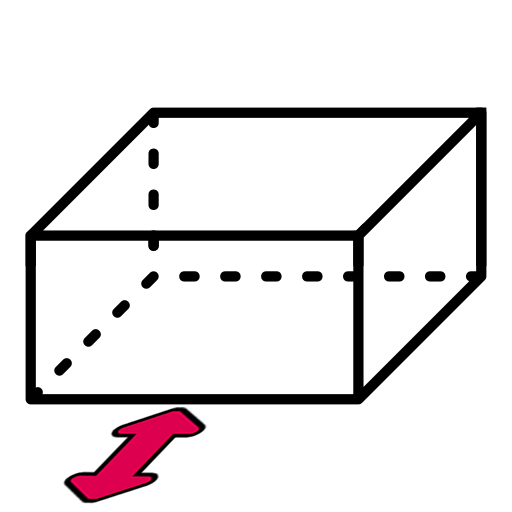
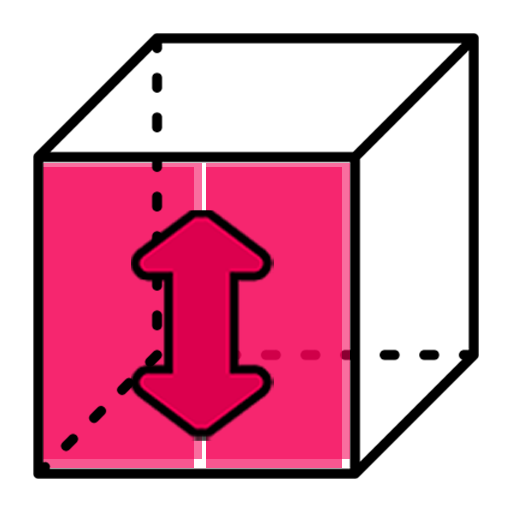
Layered file, before and after one edit (512x512). Changes by layer:
hid "Gradient Map 2 copy" over left=63, top=407, right=208, bottom=504
showed "Gradient Map 2", painted on it over left=131, top=210, right=283, bottom=492
hid "Layer 4" over left=25, top=107, right=487, bottom=405
added layer "Layer 11 copy 2" above "Layer 1" over left=206, top=163, right=350, bottom=468
showed "Layer 1", painted on it over left=33, top=33, right=479, bottom=479
added layer "Layer 11 copy" above "Layer 10" over left=43, top=163, right=202, bottom=468
